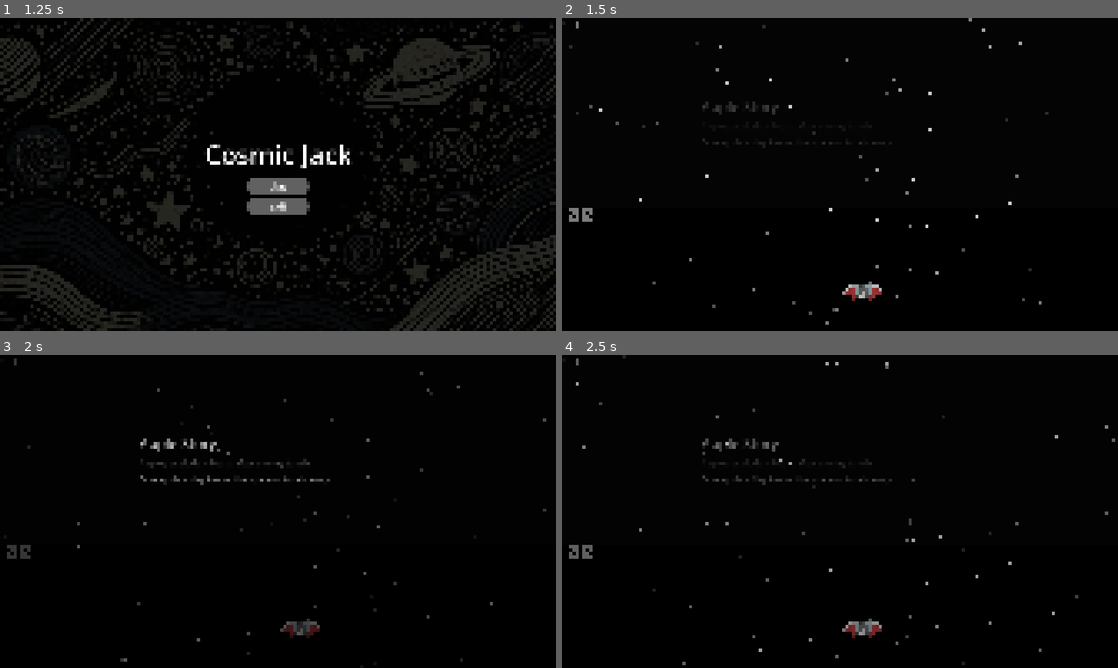
Above: before the commit, frames 1-4 (two rows, left to right).
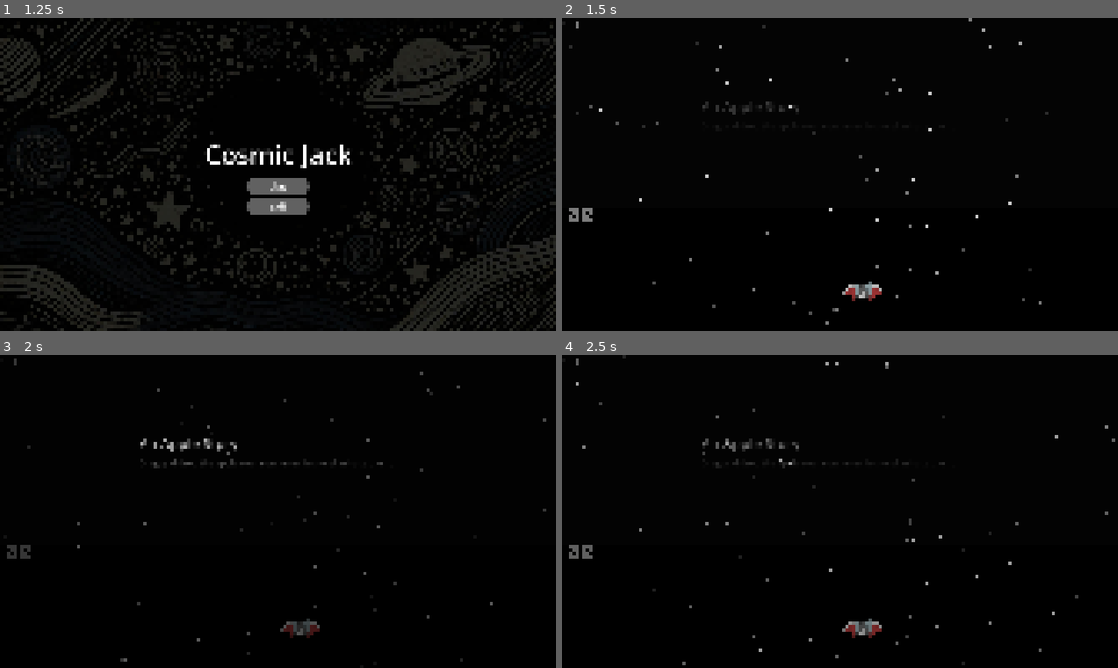
Above: after the commit, the same moments.

Repository: moby-it/cosmic-jack
Game: Godot game, scene res://main.tscn
The game is run twice, just before and just after one commit, with the same random seed, the same clock (stepped at 60 frames per second) and the same inputs.
Inputs (mouse positions are in pixels of both pictures, inside the frame that each line leads up to):
- Up to frame 1 (1.25 s): tap Enter at 0.5 s; move the mouse to (400, 158) at 0.52 s; hold Up (ui_up) from 0.53 s (still down); tap O at 0.6 s; click (400, 158) at 0.67 s
- Up to frame 2 (1.5 s): release Up (ui_up) at 1.25 s; click "play" at 1.25 s
- Up to frame 3 (2 s): no input
- Up to frame 4 (2.5 s): click (573, 552) at 2 s

Frame 1 is identical in both runs. In frame 2, 0.3% of the frame differs, in the area x 25-59%, y 26-41%; in frame 3, 0.8%, in the area x 25-69%, y 26-42%; in frame 4, 0.6%.

Commit message:
v0.3.0 RC2

Diff:
--- a/levels/1/apple_intro.wave.tres
+++ b/levels/1/apple_intro.wave.tres
@@ -23,9 +23,9 @@
 [resource]
 script = ExtResource("5_3jyvn")
 enabled = true
-title = "Apple Story"
-subtitle = "Apples explode 4 beats after enemy touch."
-description = "One apple a day keeps the space animals away"
+title = "An Apple Story"
+subtitle = "Drag and drop the apple over your enemies to eliminate them."
+description = ""
 convoys = Array[ExtResource("2_hbyly")]([SubResource("Resource_8v38k")])
 bpm = 120
 ammo = SubResource("Resource_553n7")
--- a/levels/1/cherry_intro.tres
+++ b/levels/1/cherry_intro.tres
@@ -24,8 +24,8 @@
 script = ExtResource("5_qj7k8")
 enabled = true
 title = "With a cherry on top"
-subtitle = "Cherries explode immidiatelly, after enemy touch."
-description = "It's the little things..."
+subtitle = "Cherries explode on enemy touch. No delay!"
+description = ""
 convoys = Array[ExtResource("2_u0r13")]([SubResource("Resource_ynjn3")])
 bpm = 120
 ammo = SubResource("Resource_osxrm")
--- a/levels/1/domino.tres
+++ b/levels/1/domino.tres
@@ -24,7 +24,7 @@
 script = ExtResource("5_hg0wc")
 enabled = true
 title = "Domino"
-subtitle = "Can we pretend that fruits in the night sky are like shooting stars??"
+subtitle = "Can we pretend that fruits in the night sky are like shooting stars?"
 description = ""
 convoys = Array[ExtResource("2_v6bg3")]([SubResource("Resource_sbo23")])
 bpm = 120
--- a/levels/1/tenacious_d.tres
+++ b/levels/1/tenacious_d.tres
@@ -34,7 +34,7 @@
 enabled = true
 title = "Tenacious Defence"
 subtitle = "From Whence You Came You Shall Remain"
-description = "Until you are complete again."
+description = ""
 convoys = Array[ExtResource("2_20imy")]([SubResource("Resource_sbo23"), SubResource("Resource_6lj13")])
 bpm = 120
 ammo = SubResource("Resource_3e5qf")
--- a/levels/1/watermelon_intro.tres
+++ b/levels/1/watermelon_intro.tres
@@ -33,7 +33,7 @@
 script = ExtResource("6_e4nio")
 enabled = true
 title = "Spinalogaman Tribute"
-subtitle = "Watermelons explode 2 beats after an overlapping explosion."
+subtitle = "Watermelons explodes after an overlapping explosion."
 description = ""
 convoys = Array[ExtResource("2_52hb8")]([SubResource("Resource_sbo23"), SubResource("Resource_c34hn")])
 bpm = 120
--- a/project.godot
+++ b/project.godot
@@ -31,6 +31,7 @@
 
 window/size/viewport_width=3840
 window/size/viewport_height=2160
+window/size/mode=2
 window/stretch/mode="canvas_items"
 
 [editor_plugins]
Not shown, changed: export_presets.cfg
